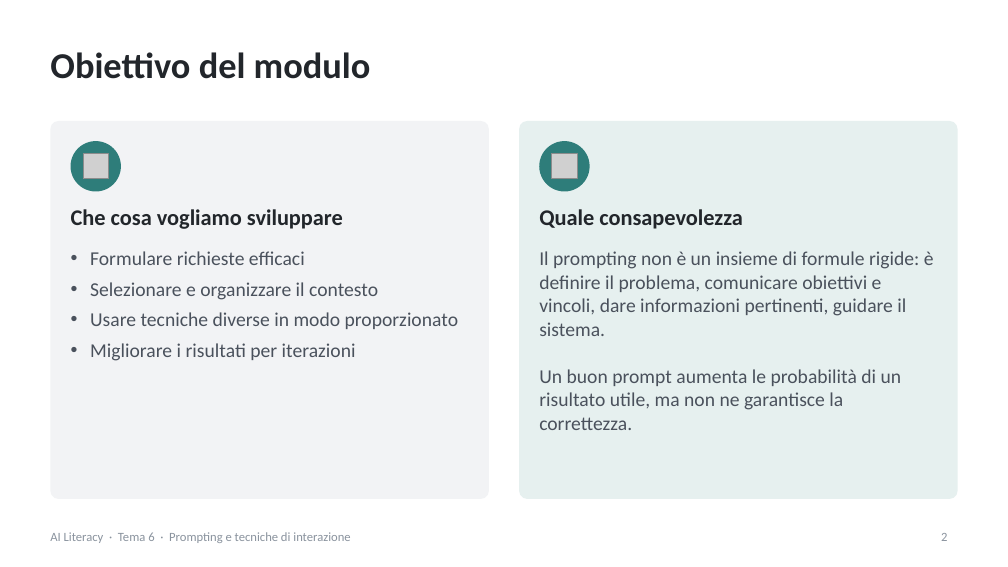
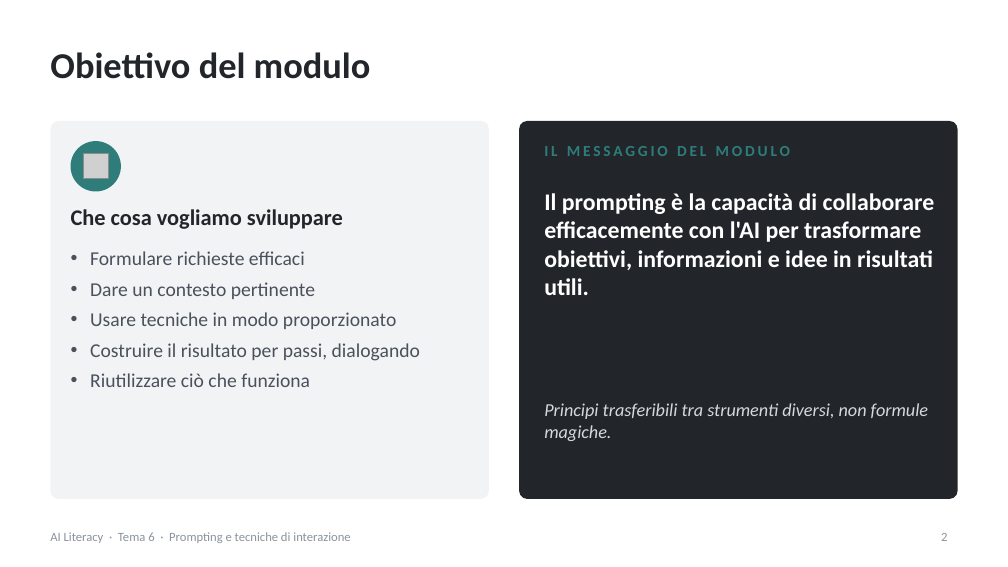
Before and after one commit to NetAi-IT/Formazione-AI-Literacy-Official, a slide deck: slide 2 of Base/Tema6_Prompting_tecniche_interazione.pptx. Drawn at 1008x567 pixels with LibreOffice and Linux fonts; fonts in the diff are those of the drawing; grey boxes stand for pictures. Boxes give left, top, right and bottom in pixels: in the first picture for what was removed or moved away, otherwise in the second. Text is boxed around its words. In the diff, an @@ line names an element or a change of style, - is before the commit and + after.

```diff
--- a/Base/Tema6_Prompting_tecniche_interazione.pptx
+++ b/Base/Tema6_Prompting_tecniche_interazione.pptx
@@ rounded rectangle at [519, 121, 958, 499]: fill #E6F0EF to #22262B @@
@@ ellipse removed at [539, 141, 590, 192] @@
@@ text added at [544, 146, 790, 156], 11 pt, text #2E7D7A, bold @@
+IL MESSAGGIO DEL MODULO
@@ picture removed at [551, 153, 577, 178] @@
@@ text removed at [539, 209, 743, 229] @@
-Quale consapevolezza
@@ text added at [544, 193, 935, 295], 17 pt, text #FFFFFF, bold @@
+Il prompting è la capacità di collaborare efficacemente con l'AI per trasformare obiettivi, informazioni e idee in risultati utili.
@@ text removed at [539, 251, 934, 430] @@
-Il prompting non è un insieme di formule rigide: è definire il problema, comunicare obiettivi e vincoli, dare informazioni pertinenti, guidare il sistema.
-Un buon prompt aumenta le probabilità di un risultato utile, ma non ne garantisce la correttezza.
@@ text at [90, 282, 420, 387]: text changed @@
-• Selezionare e organizzare il contesto
-• Usare tecniche diverse in modo proporzionato
-• Migliorare i risultati per iterazioni
+• Dare un contesto pertinente
+• Usare tecniche in modo proporzionato
+• Costruire il risultato per passi, dialogando
+• Riutilizzare ciò che funziona
@@ text added at [544, 403, 928, 441], 13 pt, text #D5D9DE, italic @@
+Principi trasferibili tra strumenti diversi, non formule magiche.
```
Also in this commit, not shown: 37 other slides changed, 11 slides added, 28 slides removed, 11 other files.
